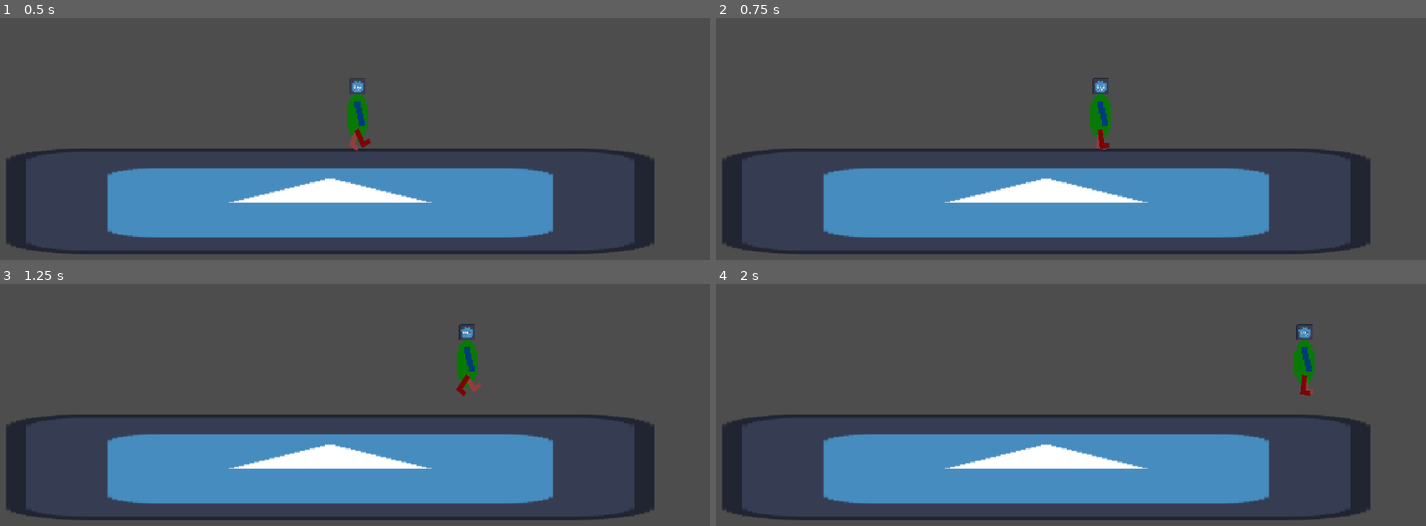
Above: before the commit, frames 1-4 (two rows, left to right).
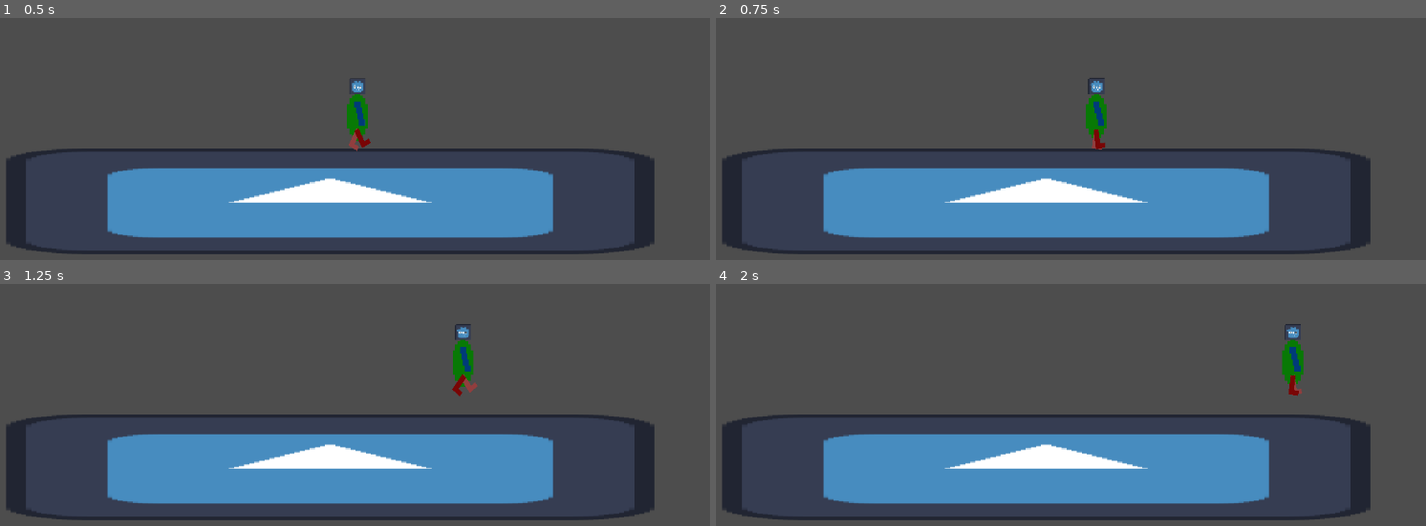
Above: after the commit, the same moments.

Repository: Madelyn-of-Hell/uncertain-seeds
Game: Godot game, scene res://Testing Tools/TestWorld.tscn
Two runs of this game, one before a commit and one after it. Both use one fixed random seed, a clock stepped at 60 frames per second and the inputs below. The engine's default icon, where the game draws it, is replaced by a stand-in: a white triangle on a blue panel in a dark square.
Inputs (mouse positions are in pixels of both pictures, inside the frame that each line leads up to):
- Up to frame 1 (0.5 s): no input
- Up to frame 2 (0.75 s): move the mouse to (1213, 49) at 0.52 s; hold D (Right) from 0.53 s (still down); right-click (1213, 49) at 0.6 s
- Up to frame 3 (1.25 s): keep holding D (Right); tap Space (Jump) at 0.77 s
- Up to frame 4 (2 s): keep holding D (Right); move the mouse to (893, 359) at 1.27 s; click (893, 359) at 1.35 s; tap Space (Jump) at 1.52 s

Frame 1 is identical in both runs. In frame 2, 0.5% of the frame differs, in the area x 52-56%, y 24-55%; in frame 3, 0.6%; in frame 4, 1.0%, in the area x 79-85%, y 16-47%.

Commit message:
Increased friction for nicier gameplay

Diff:
--- a/Testing Tools/TestWorld.tscn
+++ b/Testing Tools/TestWorld.tscn
@@ -2,7 +2,7 @@
 
 [ext_resource type="Texture2D" uid="uid://c8emjt8wsvypj" path="res://icon.svg" id="1_bromi"]
 [ext_resource type="Script" uid="uid://dxfhoyfyd8s10" path="res://Testing Tools/floor.gd" id="1_v7kct"]
-[ext_resource type="PackedScene" uid="uid://c2gksbr6b6hsh" path="res://Player/player.tscn" id="2_hqff5"]
+[ext_resource type="PackedScene" uid="uid://c2gksbr6b6hsh" path="res://Creatures/Player/player.tscn" id="2_hqff5"]
 
 [sub_resource type="RectangleShape2D" id="RectangleShape2D_hqff5"]
 
--- a/Testing Tools/floor.gd
+++ b/Testing Tools/floor.gd
@@ -1,3 +1,3 @@
 extends StaticBody2D
 
-var friction = 0.9
+var friction = 0.8
